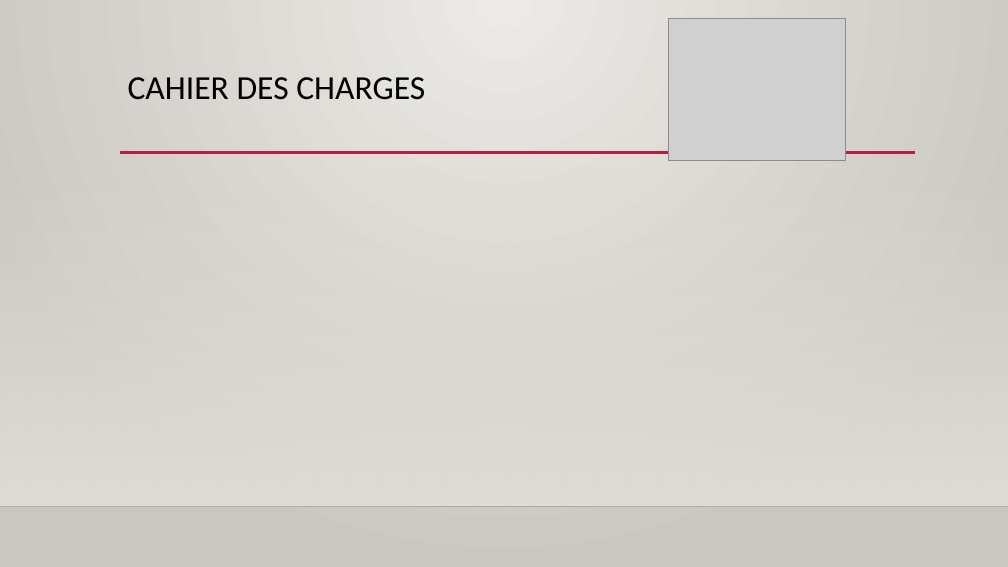
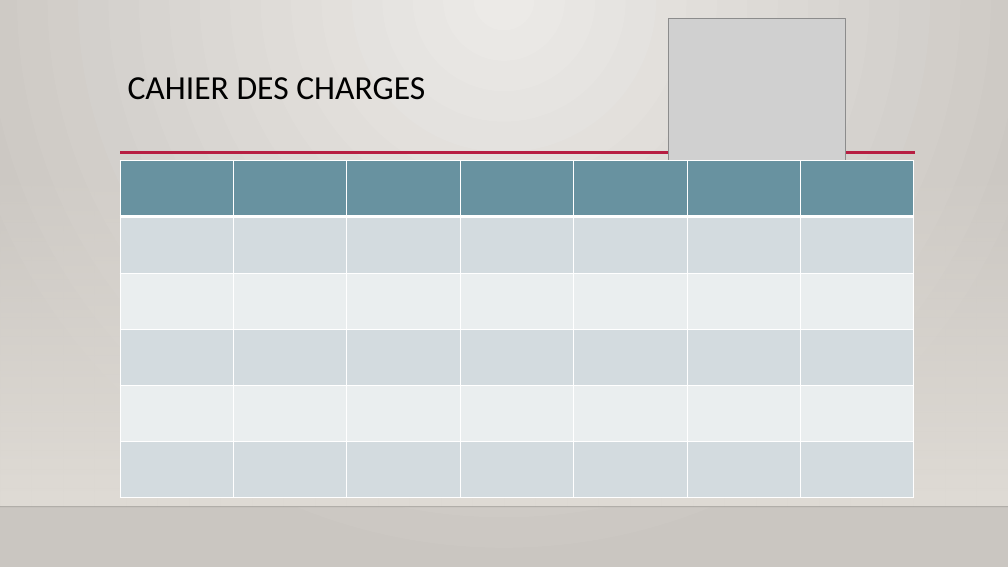
Before and after one commit to Jeremy-Duval/Genuini_s_Journey_Ruins_Of_Ivrea, a slide deck: slide 4 of Documents/diaporama/présentation.pptx. Drawn at 1008x567 pixels with LibreOffice and Linux fonts; fonts in the diff are those of the drawing; grey boxes stand for pictures; background and template pictures are left out. Boxes give left, top, right and bottom in pixels: in the first picture for what was removed or moved away, otherwise in the second. Text is boxed around its words. In the diff, an @@ line names an element or a change of style, - is before the commit and + after.

```diff
--- a/Documents/diaporama/présentation.pptx
+++ b/Documents/diaporama/présentation.pptx
@@ table added at [120, 160, 914, 498], 6 rows, 7 columns @@
+ |  |  |  |  |  | 
+ |  |  |  |  |  | 
+ |  |  |  |  |  | 
+ |  |  |  |  |  | 
+ |  |  |  |  |  | 
+ |  |  |  |  |  | 
```
Also in this commit, not shown: 1 other slide changed, 8 slides added, 1 slide removed, 4 other files.
